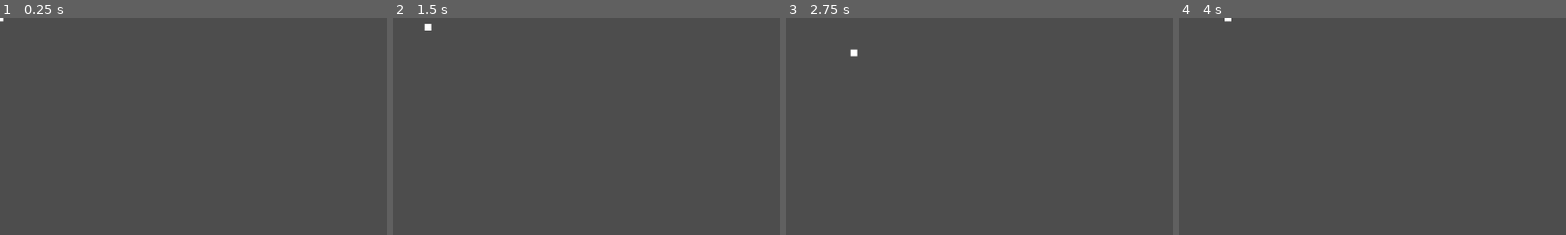
Above: before the commit, frames 1-4 (left to right).
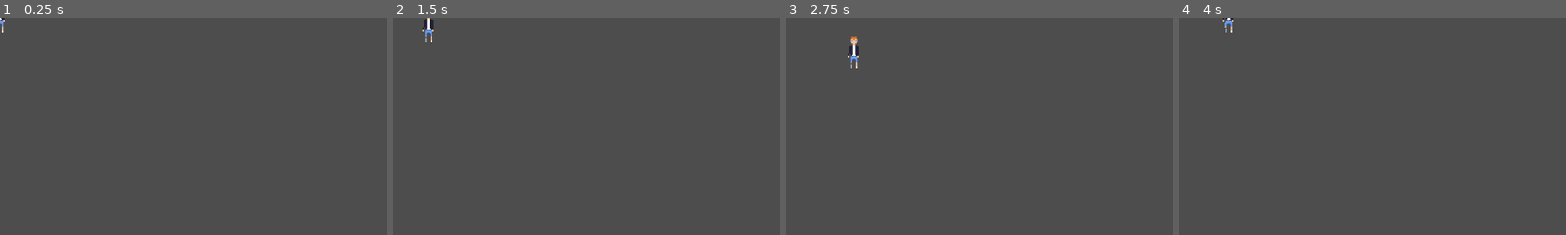
Above: after the commit, the same moments.

Repository: MisterReaper/Pediophobia
Game: Godot game, scene res://objects/main_character.tscn
Two runs of this game, one before a commit and one after it. Both use one fixed random seed, a clock stepped at 60 frames per second and the inputs below. This scene is started directly instead of the project's main scene.
Inputs:
- Up to frame 1 (0.25 s): no input
- Up to frame 2 (1.5 s): tap Enter at 0.5 s; hold Right (ui_right) 0.53-1.28 s; hold 4 0.53-1.28 s; tap Space at 0.77 s; hold Down (ui_down) from 1.28 s (still down); tap F at 1.35 s
- Up to frame 3 (2.75 s): tap Space at 1.52 s; release Down (ui_down) at 2.03 s; hold Right (ui_right) from 2.03 s (still down); hold 4 from 2.03 s (still down)
- Up to frame 4 (4 s): release Right (ui_right) at 2.78 s; release 4 at 2.78 s; hold Up (ui_up) 2.78-3.53 s; tap F at 2.85 s; tap Space at 3.02, 3.77 s; hold Left (ui_left) from 3.53 s (still down); hold 4 from 3.53 s (still down)
The pictures show only the part of the screen within x 0-50%, y 0-50%; the shares and areas given below are measured in that part.

The runs differ from the first frame. In frame 1, less than 0.1% of the frame differs, in the area x 0-2%, y 0-8%; in frame 2, 0.2%; in frame 3, 0.2%, in the area x 16-19%, y 8-24%; in frame 4, 0.1%.

Commit message:
Added MC Tony and animations for walking in 4 directions

Diff:
--- a/objects/main_character.tscn
+++ b/objects/main_character.tscn
@@ -1,126 +1,125 @@
-[gd_scene load_steps=24 format=3 uid="uid://hwxixngelowu"]
+[gd_scene load_steps=20 format=3 uid="uid://hwxixngelowu"]
 
 [ext_resource type="Script" path="res://objects/main_character.gd" id="1_k0g11"]
-[ext_resource type="Texture2D" uid="uid://bxd1d0vw6la6q" path="res://assets/main_character.png" id="2_11r56"]
+[ext_resource type="Texture2D" uid="uid://c5tx0t1vcgptq" path="res://assets/Tony-Sheet.png" id="2_3jv04"]
 [ext_resource type="Script" path="res://objects/key_prompt.gd" id="2_ta3wi"]
 
-[sub_resource type="AtlasTexture" id="AtlasTexture_ialfr"]
-atlas = ExtResource("2_11r56")
-region = Rect2(0, 0, 10, 10)
+[sub_resource type="AtlasTexture" id="AtlasTexture_nl4pd"]
+atlas = ExtResource("2_3jv04")
+region = Rect2(0, 0, 32, 48)
 
-[sub_resource type="AtlasTexture" id="AtlasTexture_opja3"]
-atlas = ExtResource("2_11r56")
-region = Rect2(10, 0, 10, 10)
+[sub_resource type="AtlasTexture" id="AtlasTexture_u6pfy"]
+atlas = ExtResource("2_3jv04")
+region = Rect2(32, 0, 32, 48)
 
-[sub_resource type="AtlasTexture" id="AtlasTexture_b8181"]
-atlas = ExtResource("2_11r56")
-region = Rect2(20, 0, 10, 10)
+[sub_resource type="AtlasTexture" id="AtlasTexture_w0ynq"]
+atlas = ExtResource("2_3jv04")
+region = Rect2(64, 0, 32, 48)
 
-[sub_resource type="AtlasTexture" id="AtlasTexture_chi33"]
-atlas = ExtResource("2_11r56")
-region = Rect2(30, 0, 10, 10)
+[sub_resource type="AtlasTexture" id="AtlasTexture_u8qdd"]
+atlas = ExtResource("2_3jv04")
+region = Rect2(192, 0, 32, 48)
 
-[sub_resource type="AtlasTexture" id="AtlasTexture_f1ie1"]
-atlas = ExtResource("2_11r56")
-region = Rect2(0, 10, 10, 10)
+[sub_resource type="AtlasTexture" id="AtlasTexture_hu4v3"]
+atlas = ExtResource("2_3jv04")
+region = Rect2(224, 0, 32, 48)
 
-[sub_resource type="AtlasTexture" id="AtlasTexture_ehppy"]
-atlas = ExtResource("2_11r56")
-region = Rect2(10, 10, 10, 10)
+[sub_resource type="AtlasTexture" id="AtlasTexture_wakcu"]
+atlas = ExtResource("2_3jv04")
+region = Rect2(256, 0, 32, 48)
 
-[sub_resource type="AtlasTexture" id="AtlasTexture_uhxy5"]
-atlas = ExtResource("2_11r56")
-region = Rect2(20, 10, 10, 10)
+[sub_resource type="AtlasTexture" id="AtlasTexture_gnf1k"]
+atlas = ExtResource("2_3jv04")
+region = Rect2(96, 0, 32, 48)
 
-[sub_resource type="AtlasTexture" id="AtlasTexture_vl4ro"]
-atlas = ExtResource("2_11r56")
-region = Rect2(30, 10, 10, 10)
+[sub_resource type="AtlasTexture" id="AtlasTexture_mf0x5"]
+atlas = ExtResource("2_3jv04")
+region = Rect2(128, 0, 32, 48)
 
-[sub_resource type="AtlasTexture" id="AtlasTexture_4v618"]
-atlas = ExtResource("2_11r56")
-region = Rect2(0, 20, 10, 10)
+[sub_resource type="AtlasTexture" id="AtlasTexture_a4co4"]
+atlas = ExtResource("2_3jv04")
+region = Rect2(160, 0, 32, 48)
 
-[sub_resource type="AtlasTexture" id="AtlasTexture_gjdi0"]
-atlas = ExtResource("2_11r56")
-region = Rect2(10, 20, 10, 10)
+[sub_resource type="AtlasTexture" id="AtlasTexture_aspwy"]
+atlas = ExtResource("2_3jv04")
+region = Rect2(288, 0, 32, 48)
 
-[sub_resource type="AtlasTexture" id="AtlasTexture_j5eic"]
-atlas = ExtResource("2_11r56")
-region = Rect2(20, 20, 10, 10)
+[sub_resource type="AtlasTexture" id="AtlasTexture_5udy4"]
+atlas = ExtResource("2_3jv04")
+region = Rect2(320, 0, 32, 48)
 
-[sub_resource type="AtlasTexture" id="AtlasTexture_c5oo7"]
-atlas = ExtResource("2_11r56")
-region = Rect2(30, 20, 10, 10)
-
-[sub_resource type="AtlasTexture" id="AtlasTexture_0yqk4"]
-atlas = ExtResource("2_11r56")
-region = Rect2(0, 30, 10, 10)
-
-[sub_resource type="AtlasTexture" id="AtlasTexture_q0loe"]
-atlas = ExtResource("2_11r56")
-region = Rect2(10, 30, 10, 10)
-
-[sub_resource type="AtlasTexture" id="AtlasTexture_nhsms"]
-atlas = ExtResource("2_11r56")
-region = Rect2(20, 30, 10, 10)
-
-[sub_resource type="AtlasTexture" id="AtlasTexture_qc1ay"]
-atlas = ExtResource("2_11r56")
-region = Rect2(30, 30, 10, 10)
+[sub_resource type="AtlasTexture" id="AtlasTexture_xi1gb"]
+atlas = ExtResource("2_3jv04")
+region = Rect2(352, 0, 32, 48)
 
 [sub_resource type="SpriteFrames" id="SpriteFrames_mgcta"]
 animations = [{
 "frames": [{
 "duration": 1.0,
-"texture": SubResource("AtlasTexture_ialfr")
+"texture": SubResource("AtlasTexture_nl4pd")
 }, {
 "duration": 1.0,
-"texture": SubResource("AtlasTexture_opja3")
+"texture": SubResource("AtlasTexture_u6pfy")
 }, {
 "duration": 1.0,
-"texture": SubResource("AtlasTexture_b8181")
+"texture": SubResource("AtlasTexture_nl4pd")
 }, {
 "duration": 1.0,
-"texture": SubResource("AtlasTexture_chi33")
+"texture": SubResource("AtlasTexture_w0ynq")
+}],
+"loop": true,
+"name": &"walk_down",
+"speed": 5.0
+}, {
+"frames": [{
+"duration": 1.0,
+"texture": SubResource("AtlasTexture_u8qdd")
 }, {
 "duration": 1.0,
-"texture": SubResource("AtlasTexture_f1ie1")
+"texture": SubResource("AtlasTexture_hu4v3")
 }, {
 "duration": 1.0,
-"texture": SubResource("AtlasTexture_ehppy")
+"texture": SubResource("AtlasTexture_u8qdd")
 }, {
 "duration": 1.0,
-"texture": SubResource("AtlasTexture_uhxy5")
+"texture": SubResource("AtlasTexture_wakcu")
+}],
+"loop": true,
+"name": &"walk_left",
+"speed": 5.0
+}, {
+"frames": [{
+"duration": 1.0,
+"texture": SubResource("AtlasTexture_gnf1k")
 }, {
 "duration": 1.0,
-"texture": SubResource("AtlasTexture_vl4ro")
+"texture": SubResource("AtlasTexture_mf0x5")
 }, {
 "duration": 1.0,
-"texture": SubResource("AtlasTexture_4v618")
+"texture": SubResource("AtlasTexture_gnf1k")
 }, {
 "duration": 1.0,
-"texture": SubResource("AtlasTexture_gjdi0")
+"texture": SubResource("AtlasTexture_a4co4")
+}],
+"loop": true,
+"name": &"walk_right",
+"speed": 5.0
+}, {
+"frames": [{
+"duration": 1.0,
+"texture": SubResource("AtlasTexture_aspwy")
 }, {
 "duration": 1.0,
-"texture": SubResource("AtlasTexture_j5eic")
+"texture": SubResource("AtlasTexture_5udy4")
 }, {
 "duration": 1.0,
-"texture": SubResource("AtlasTexture_c5oo7")
+"texture": SubResource("AtlasTexture_aspwy")
 }, {
 "duration": 1.0,
-"texture": SubResource("AtlasTexture_0yqk4")
-}, {
-"duration": 1.0,
-"texture": SubResource("AtlasTexture_q0loe")
-}, {
-"duration": 1.0,
-"texture": SubResource("AtlasTexture_nhsms")
-}, {
-"duration": 1.0,
-"texture": SubResource("AtlasTexture_qc1ay")
+"texture": SubResource("AtlasTexture_xi1gb")
 }],
 "loop": true,
-"name": &"default",
+"name": &"walk_up",
 "speed": 5.0
 }]
 
@@ -136,6 +135,8 @@
 
 [node name="Sprite" type="AnimatedSprite2D" parent="."]
 sprite_frames = SubResource("SpriteFrames_mgcta")
+animation = &"walk_down"
+frame_progress = 0.599529
 
 [node name="InteractBox" type="Area2D" parent="."]
 
Binary file added: assets/Tony-Sheet.png
